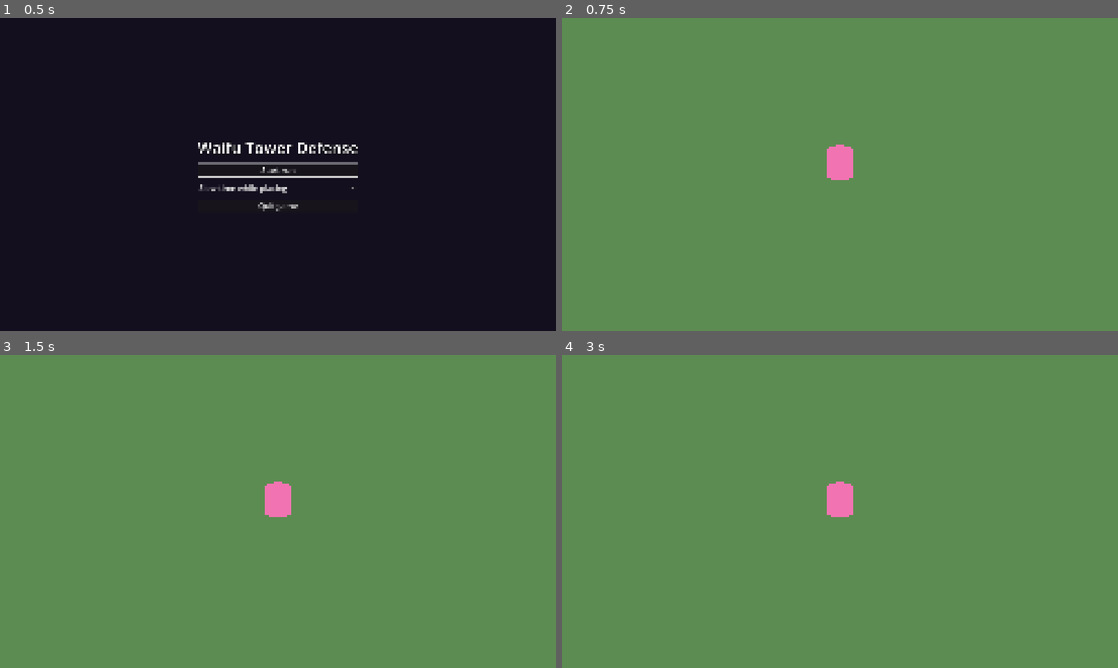
Above: before the commit, frames 1-4 (two rows, left to right).
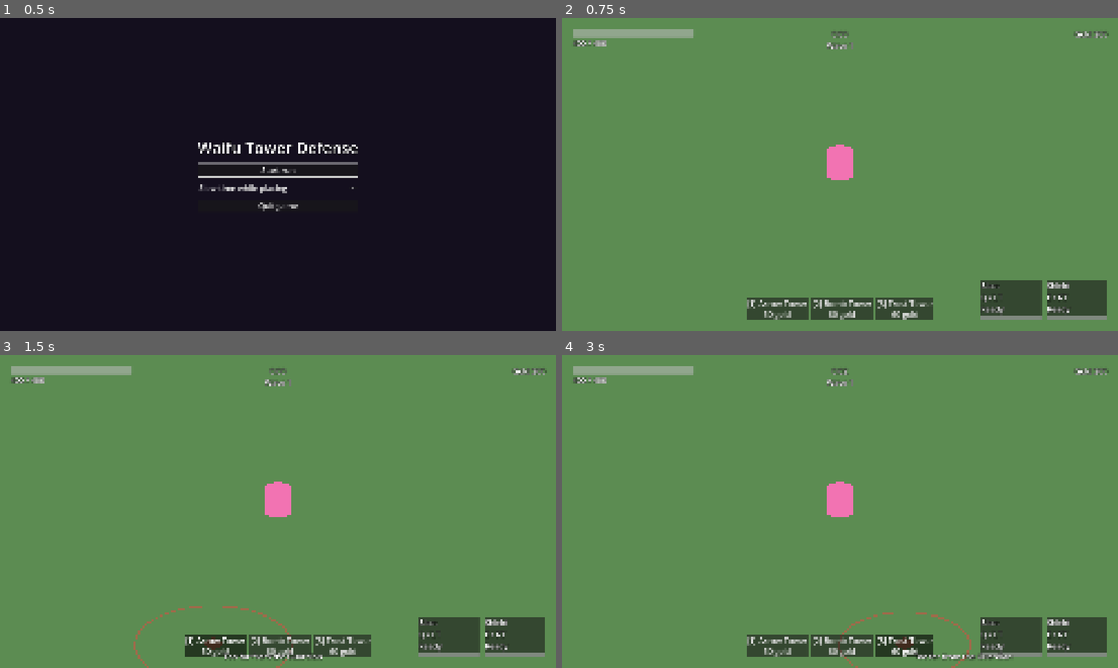
Above: after the commit, the same moments.

Repository: adrienlamotte/w-td
Game: Godot game, scene res://view/main.tscn
Same seed, same stepped clock (60 frames per second), same inputs: the game is played once before the commit and once after it.
Inputs (mouse positions are in pixels of both pictures, inside the frame that each line leads up to):
- Up to frame 1 (0.5 s): no input
- Up to frame 2 (0.75 s): click "Start run" at 0.5 s
- Up to frame 3 (1.5 s): click (216, 646) at 1.25 s, where only the run after the commit has a clickable "[1] Arrow Tower 50 gold"
- Up to frame 4 (3 s): click (840, 646) at 2 s, where only the run after the commit has a clickable "[2] Bomb Tower 80 gold"; click (906, 646) at 2.75 s, where only the run after the commit has a clickable "[3] Frost Tower 60 gold"

Frame 1 is identical in both runs. In frame 2, 6.0% of the frame differs, in the area x 2-99%, y 3-97%; in frame 3, 6.4%, in the area x 2-99%, y 3-100%; in frame 4, 6.4%.
Error before the commit: Invalid access to property or key 'wall' on a base object of type 'Dictionary'. (res://sim/tower_catalog.gd:39)

Commit message:
029: TowerCatalog loads the M3 attack kinds
Co-Authored-By: Claude Opus 5.5 (1M context) <noreply@anthropic.com>

Diff:
--- a/game/sim/tower_catalog.gd
+++ b/game/sim/tower_catalog.gd
@@ -2,10 +2,15 @@
 extends RefCounted
 ## Tower types loaded from data/towers (D-099). Index = position sorted by id,
 ## like EnemyCatalog. Seconds are converted to ticks at load.
+## M3 kinds (D-140) are loaded but not simulated yet (030-032): range, damage and
+## cooldown default to 0 for kinds that have none; levels and kind fields are not read.
 
-enum Attack { SINGLE, SPLASH, SLOW }
+## Appended only, so existing values never move; the view looks kinds up by lowercased key.
+enum Attack { SINGLE, SPLASH, SLOW, WALL, AURA, REPAIR, MARK, SLOW_AREA }
 
-const _ATTACKS := {"single": Attack.SINGLE, "splash": Attack.SPLASH, "slow": Attack.SLOW}
+const _ATTACKS := {"single": Attack.SINGLE, "splash": Attack.SPLASH, "slow": Attack.SLOW,
+		"wall": Attack.WALL, "aura": Attack.AURA, "repair": Attack.REPAIR, "mark": Attack.MARK,
+		"slow_area": Attack.SLOW_AREA}
 
 var ids: PackedStringArray = PackedStringArray()
 var name_key: PackedStringArray = PackedStringArray()
@@ -41,9 +46,9 @@
 		catalog.cost_per_copy.append(int(data.cost_per_copy))
 		catalog.hp.append(data.hp)
 		catalog.radius.append(data.radius)
-		catalog.attack_range.append(data.range)
-		catalog.damage.append(data.damage)
-		catalog.cooldown.append(DataFiles.ticks(data.cooldown_sec))
+		catalog.attack_range.append(data.get("range", 0.0))
+		catalog.damage.append(data.get("damage", 0.0))
+		catalog.cooldown.append(DataFiles.ticks(data.get("cooldown_sec", 0.0)))
 		catalog.splash_radius.append(data.get("splash_radius", 0.0))
 		catalog.slow_factor.append(data.get("slow_factor", 1.0))
 		catalog.slow_ticks.append(DataFiles.ticks(data.get("slow_sec", 0.0)))
--- a/game/tests/sim/test_tower_catalog.gd
+++ b/game/tests/sim/test_tower_catalog.gd
@@ -2,7 +2,9 @@
 
 const DIR := "res://data/towers"
 const ATTACKS := {"single": TowerCatalog.Attack.SINGLE, "splash": TowerCatalog.Attack.SPLASH,
-		"slow": TowerCatalog.Attack.SLOW}
+		"slow": TowerCatalog.Attack.SLOW, "wall": TowerCatalog.Attack.WALL,
+		"aura": TowerCatalog.Attack.AURA, "repair": TowerCatalog.Attack.REPAIR,
+		"mark": TowerCatalog.Attack.MARK, "slow_area": TowerCatalog.Attack.SLOW_AREA}
 
 
 func test_values_match_json_for_every_file() -> void:
@@ -17,9 +19,9 @@
 		assert_eq(catalog.cost_per_copy[t], int(json.cost_per_copy))
 		assert_almost_eq(catalog.hp[t], float(json.hp), 1e-6)
 		assert_almost_eq(catalog.radius[t], float(json.radius), 1e-6)
-		assert_almost_eq(catalog.attack_range[t], float(json.range), 1e-6)
-		assert_almost_eq(catalog.damage[t], float(json.damage), 1e-6)
-		assert_eq(catalog.cooldown[t], roundi(json.cooldown_sec * SimWorld.TICK_RATE))
+		assert_almost_eq(catalog.attack_range[t], float(json.get("range", 0)), 1e-6)
+		assert_almost_eq(catalog.damage[t], float(json.get("damage", 0)), 1e-6)
+		assert_eq(catalog.cooldown[t], roundi(json.get("cooldown_sec", 0) * SimWorld.TICK_RATE))
 		assert_almost_eq(catalog.splash_radius[t], float(json.get("splash_radius", 0.0)), 1e-6)
 		assert_almost_eq(catalog.slow_factor[t], float(json.get("slow_factor", 1.0)), 1e-6)
 		assert_eq(catalog.slow_ticks[t], roundi(json.get("slow_sec", 0.0) * SimWorld.TICK_RATE))
@@ -43,6 +45,15 @@
 	assert_eq(catalog.slow_ticks[t], 0)
 
 
+func test_wall_without_range_or_cooldown_loads_as_zero() -> void:
+	var catalog := TowerCatalog.load_dir()
+	var t := catalog.type_of("tower_bastia")
+	assert_true(t >= 0)
+	assert_eq(catalog.attack[t], TowerCatalog.Attack.WALL)
+	assert_eq(catalog.attack_range[t], 0.0)
+	assert_eq(catalog.cooldown[t], 0)
+
+
 func test_unknown_id_is_minus_one() -> void:
 	assert_eq(TowerCatalog.load_dir().type_of("nope"), -1)
 
